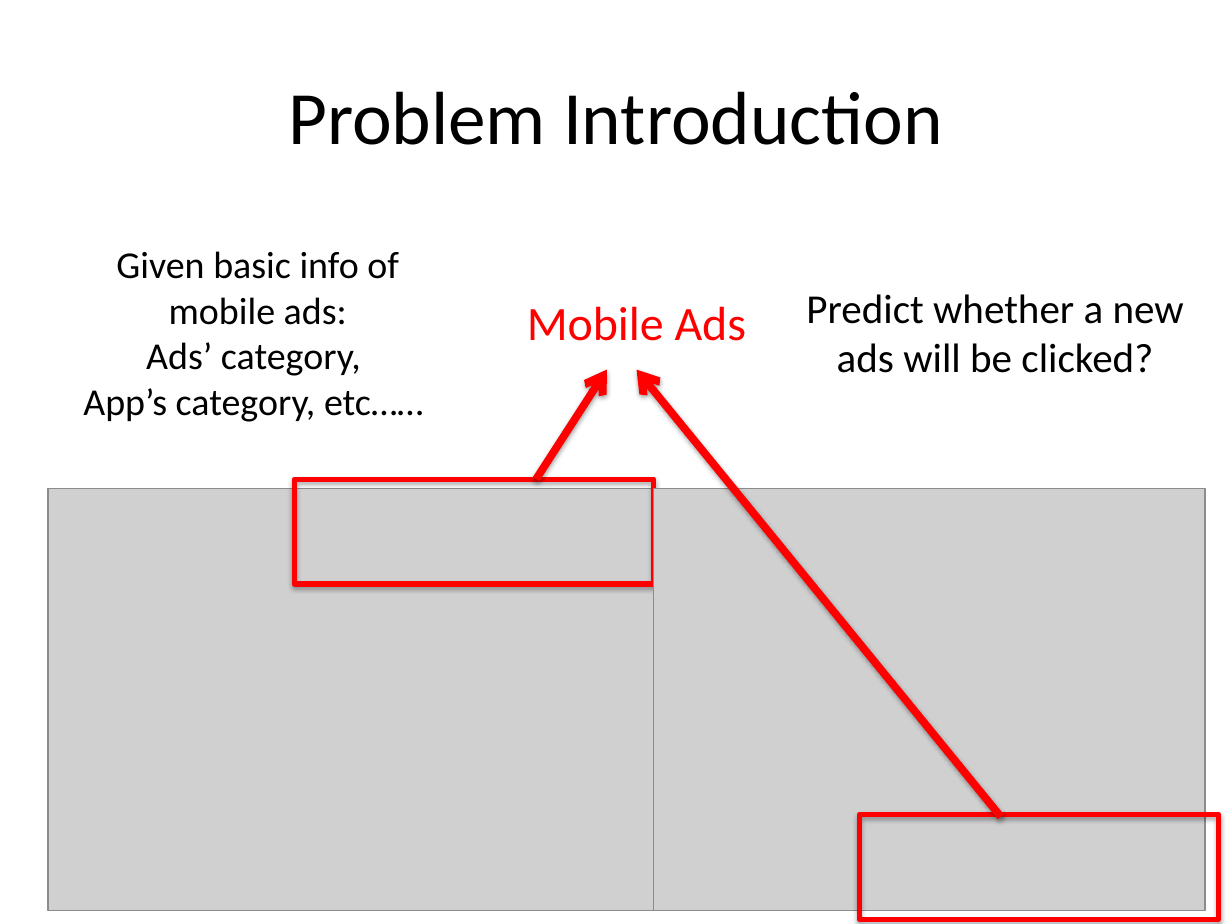
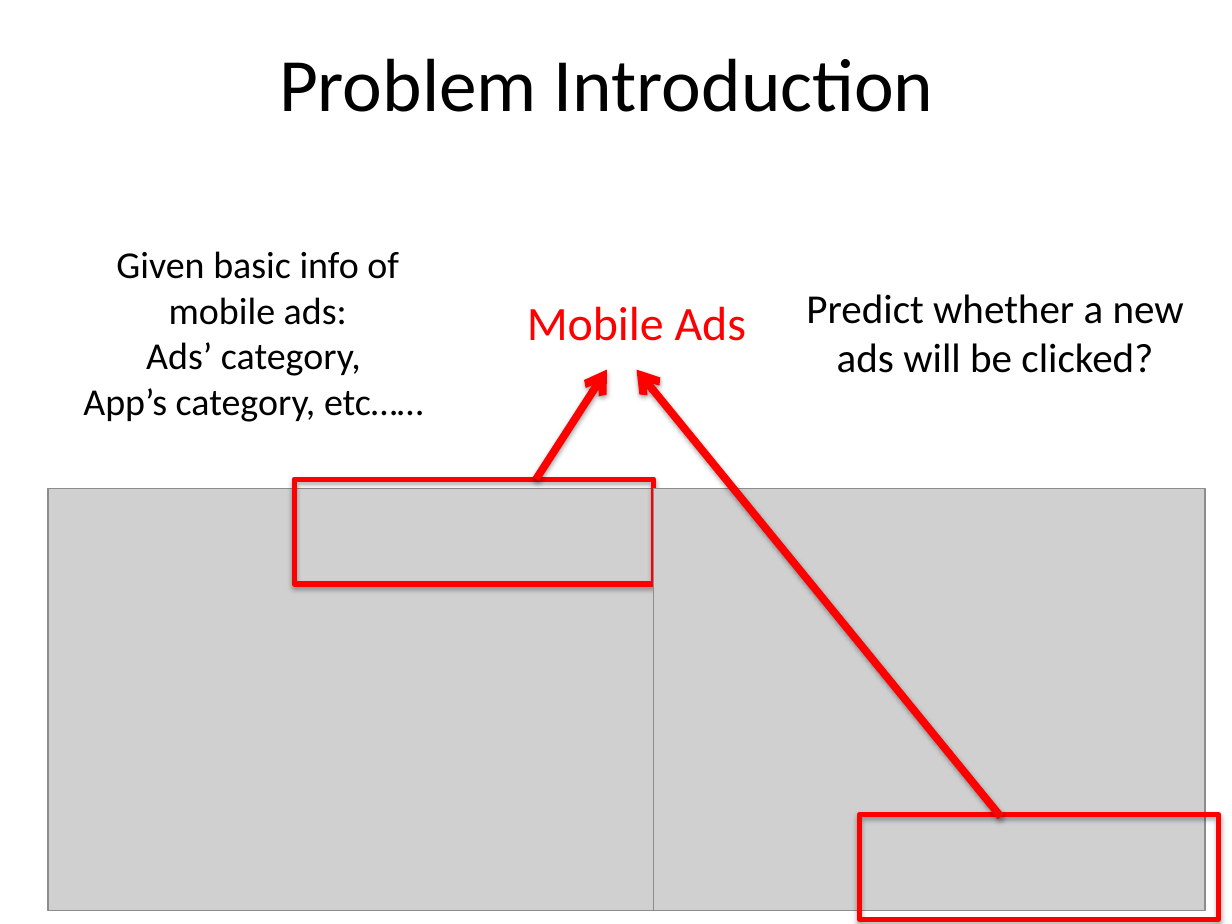
Before and after one commit to Kelvin-Zhong/Click-Through-Rate-Prediction, a slide deck: slide 3 of project_presentation.pptx. Drawn at 1232x924 pixels with LibreOffice and Linux fonts; fonts in the diff are those of the drawing; grey boxes stand for pictures. Boxes give left, top, right and bottom in pixels: in the first picture for what was removed or moved away, otherwise in the second. Text is boxed around its words. In the diff, an @@ line names an element or a change of style, - is before the commit and + after.

```diff
--- a/project_presentation.pptx
+++ b/project_presentation.pptx
@@ title "Problem Introduction": place and size @@
-title "Problem Introduction" at [288,91,943,145]
+title "Problem Introduction" at [279,58,934,112]
```
Also in this commit, not shown: 3 other slides changed, 2 other files.
